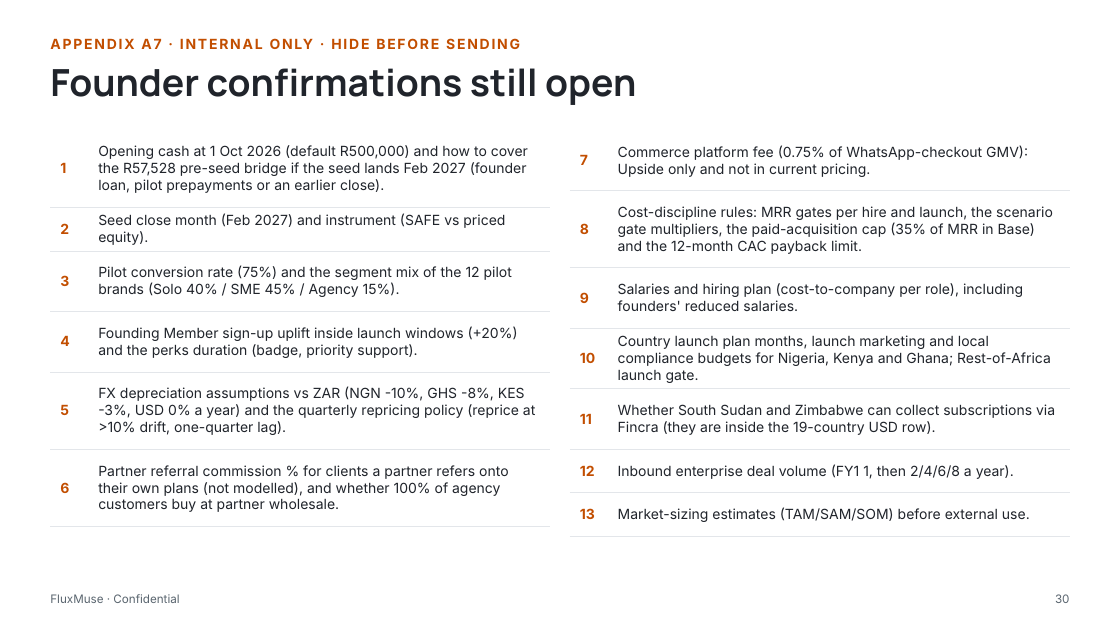
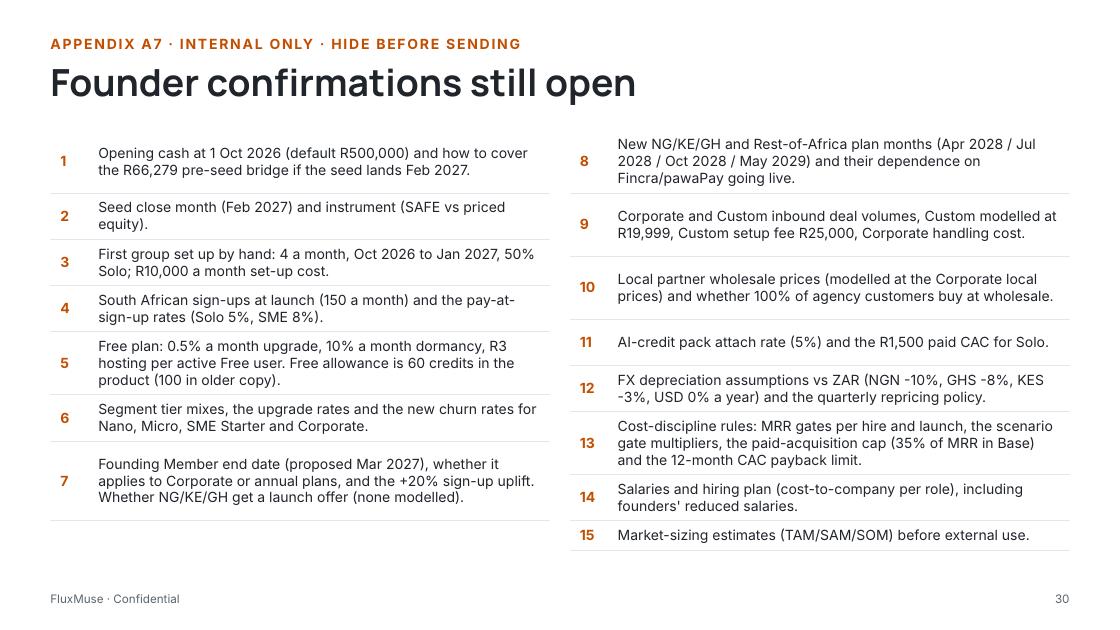
Before and after one commit to embizo/fluxmuse, a slide deck: slide 30 of docs/go-to-market/04_Investor_Pitch_Deck/FluxMuse_Investor_Pitch_Deck.pptx. Drawn at 1120x630 pixels with LibreOffice and Linux fonts; fonts in the diff are those of the drawing. Boxes give left, top, right and bottom in pixels: in the first picture for what was removed or moved away, otherwise in the second. Text is boxed around its words. In the diff, an @@ line names an element or a change of style, - is before the commit and + after.

```diff
--- a/docs/go-to-market/04_Investor_Pitch_Deck/FluxMuse_Investor_Pitch_Deck.pptx
+++ b/docs/go-to-market/04_Investor_Pitch_Deck/FluxMuse_Investor_Pitch_Deck.pptx
@@ table at <box>50,130,550,521</box> @@
-row 1, column 2: Opening cash at 1 Oct 2026 (default R500,000) and how to cover the R57,528 pre-seed bridge if the seed lands Feb 2027 (founder loan, pilot prepayments or an earlier close).
+row 1, column 2: Opening cash at 1 Oct 2026 (default R500,000) and how to cover the R66,279 pre-seed bridge if the seed lands Feb 2027.
-row 3: 3 | Pilot conversion rate (75%) and the segment mix of the 12 pilot brands (Solo 40% / SME 45% / Agency 15%).
-row 4: 4 | Founding Member sign-up uplift inside launch windows (+20%) and the perks duration (badge, priority support).
-row 5: 5 | FX depreciation assumptions vs ZAR (NGN -10%, GHS -8%, KES -3%, USD 0% a year) and the quarterly repricing policy (reprice at >10% drift, one-quarter lag).
-row 6: 6 | Partner referral commission % for clients a partner refers onto their own plans (not modelled), and whether 100% of agency customers buy at partner wholesale.
+row 3: 3 | First group set up by hand: 4 a month, Oct 2026 to Jan 2027, 50% Solo; R10,000 a month set-up cost.
+row 4: 4 | South African sign-ups at launch (150 a month) and the pay-at-sign-up rates (Solo 5%, SME 8%).
+row 5: 5 | Free plan: 0.5% a month upgrade, 10% a month dormancy, R3 hosting per active Free user. Free allowance is 60 credits in the product (100 in older copy).
+row 6: 6 | Segment tier mixes, the upgrade rates and the new churn rates for Nano, Micro, SME Starter and Corporate.
+row 7: 7 | Founding Member end date (proposed Mar 2027), whether it applies to Corporate or annual plans, and the +20% sign-up uplift. Whether NG/KE/GH get a launch offer (none modelled).
@@ table at <box>570,130,1070,550</box> @@
-row 1: 7 | Commerce platform fee (0.75% of WhatsApp-checkout GMV): Upside only and not in current pricing.
-row 2: 8 | Cost-discipline rules: MRR gates per hire and launch, the scenario gate multipliers, the paid-acquisition cap (35% of MRR in Base) and the 12-month CAC payback limit.
-row 3: 9 | Salaries and hiring plan (cost-to-company per role), including founders' reduced salaries.
-row 4: 10 | Country launch plan months, launch marketing and local compliance budgets for Nigeria, Kenya and Ghana; Rest-of-Africa launch gate.
-row 5: 11 | Whether South Sudan and Zimbabwe can collect subscriptions via Fincra (they are inside the 19-country USD row).
-row 6: 12 | Inbound enterprise deal volume (FY1 1, then 2/4/6/8 a year).
-row 7: 13 | Market-sizing estimates (TAM/SAM/SOM) before external use.
+row 1: 8 | New NG/KE/GH and Rest-of-Africa plan months (Apr 2028 / Jul 2028 / Oct 2028 / May 2029) and their dependence on Fincra/pawaPay going live.
+row 2: 9 | Corporate and Custom inbound deal volumes, Custom modelled at R19,999, Custom setup fee R25,000, Corporate handling cost.
+row 3: 10 | Local partner wholesale prices (modelled at the Corporate local prices) and whether 100% of agency customers buy at wholesale.
+row 4: 11 | AI-credit pack attach rate (5%) and the R1,500 paid CAC for Solo.
+row 5: 12 | FX depreciation assumptions vs ZAR (NGN -10%, GHS -8%, KES -3%, USD 0% a year) and the quarterly repricing policy.
+row 6: 13 | Cost-discipline rules: MRR gates per hire and launch, the scenario gate multipliers, the paid-acquisition cap (35% of MRR in Base) and the 12-month CAC payback limit.
+row 7: 14 | Salaries and hiring plan (cost-to-company per role), including founders' reduced salaries.
+row 8: 15 | Market-sizing estimates (TAM/SAM/SOM) before external use.
```
Also in this commit, not shown: 29 other slides changed, 15 other files.
